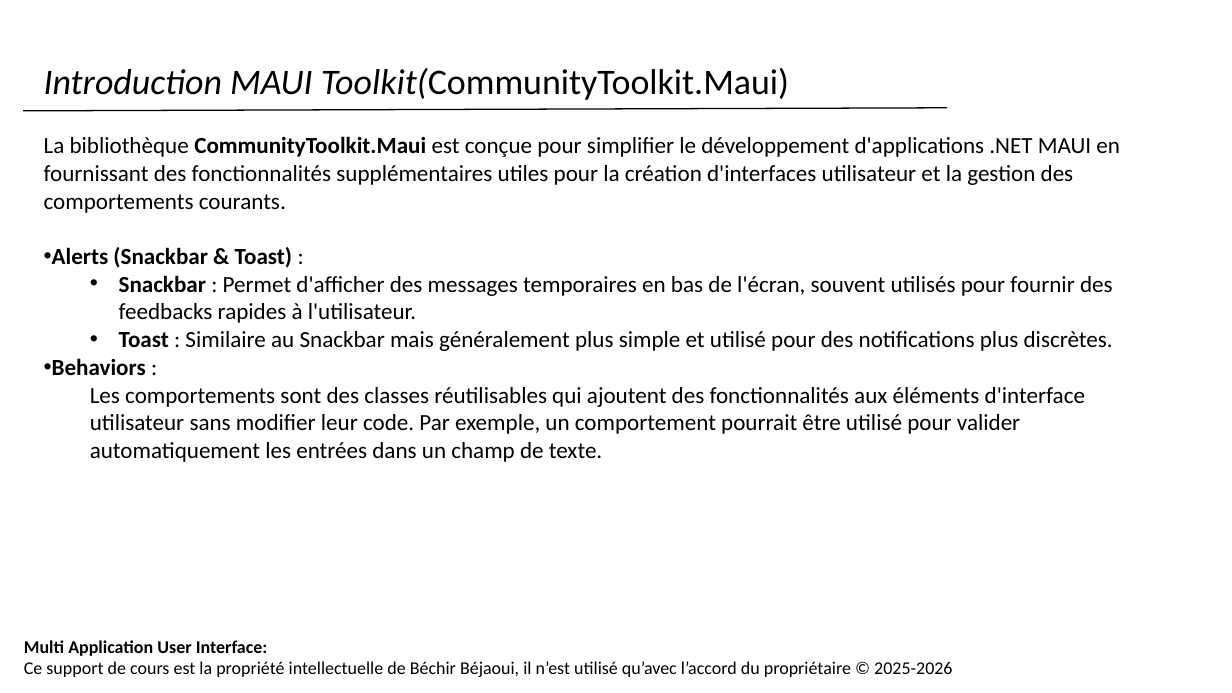
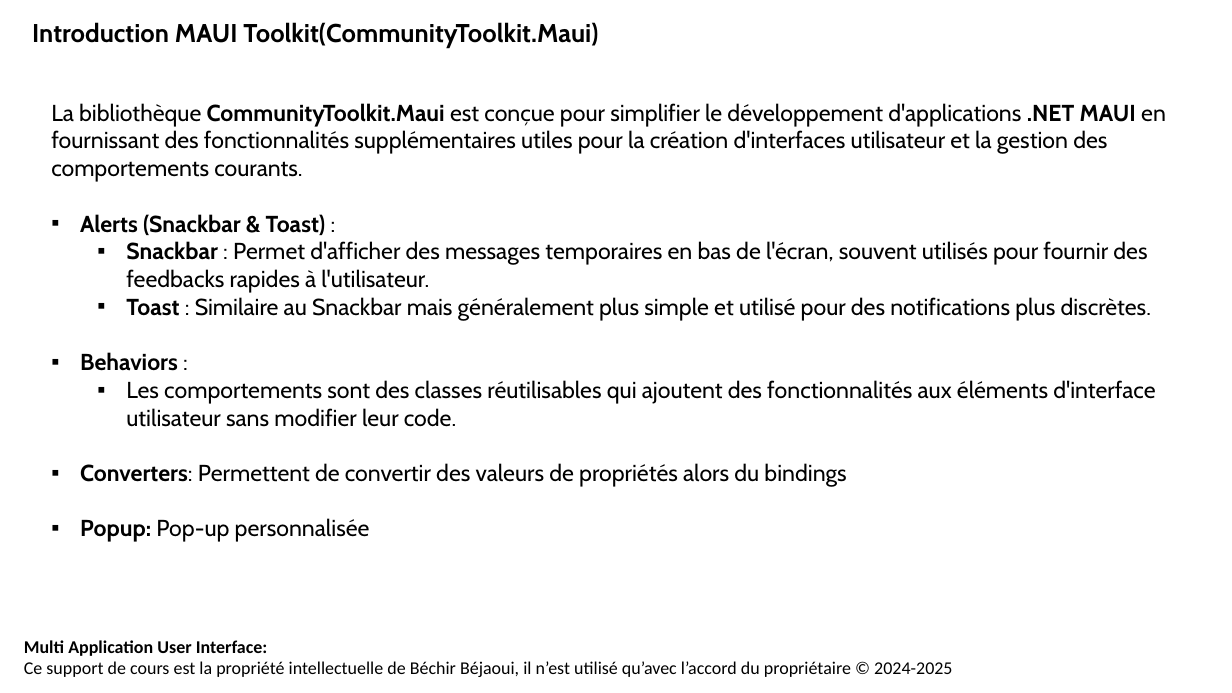
Before and after one commit to bejaouibechir/MAUI, a slide deck: slide 5 of 16.MAUI Toolkit.pptx. Drawn at 1232x693 pixels with LibreOffice and Linux fonts; fonts in the diff are those of the drawing; background and template pictures are left out. Boxes give left, top, right and bottom in pixels: in the first picture for what was removed or moved away, otherwise in the second. Text is boxed around its words. In the diff, an @@ line names an element or a change of style, - is before the commit and + after.

```diff
--- a/16.MAUI Toolkit.pptx
+++ b/16.MAUI Toolkit.pptx
@@ text "Introduction MAUI Toolkit(CommunityToolkit.Maui)": place and size @@
-text "Introduction MAUI Toolkit(CommunityToolkit.Maui)" at [44, 68, 789, 100]
+text "Introduction MAUI Toolkit(CommunityToolkit.Maui)" at [32, 22, 598, 48]
@@ text "Introduction MAUI Toolkit(CommunityToolkit.Maui)" at [32, 22, 598, 48]: size 28 to 20 pt, font Calibri to Cabin, bold on; italic off in "Introduction MAUI Toolkit(CommunityToolkit.Maui)" @@
@@ line removed from (23, 111) to (947, 108) @@
@@ text "La bibliothèque CommunityToolkit.Maui est conçue ...": place and size @@
-text "La bibliothèque CommunityToolkit.Maui est conçue ..." at [44, 136, 1120, 462]
+text "La bibliothèque CommunityToolkit.Maui est conçue ..." at [51, 103, 1166, 542]
@@ text at [51, 103, 1166, 371]: font Calibri to Cabin in "La bibliothèque CommunityToolkit.Maui est conçue pour simpli ...", "Alerts (Snackbar & Toast) :", "Snackbar : Permet d'afficher des messages temporaires ...", "Toast : Similaire au Snackbar mais généralement ..." and 1 more places; bold on in ".NET MAUI"; bullet • to ▪ @@
@@ text at [80, 380, 1155, 542]: text changed; font Calibri to Cabin @@
-  Les comportements sont des classes réutilisables qui ajoutent des fonctionnalités aux éléments d'interface utilisateur sans modifier leur code. Par exemple, un comportement pourrait être utilisé pour valider automatiquement les entrées dans un champ de texte.
+  ▪ Les comportements sont des classes réutilisables qui ajoutent des fonctionnalités aux éléments d'interface utilisateur sans modifier leur code.
+  ▪ Converters: Permettent de convertir des valeurs de propriétés alors du bindings
+  ▪ Popup: Pop-up personnalisée
@@ text at [24, 661, 952, 677]: text changed @@
-Ce support de cours est la propriété intellectuelle de Béchir Béjaoui, il n’est utilisé qu’avec l’accord du propriétaire © 2025-2026
+Ce support de cours est la propriété intellectuelle de Béchir Béjaoui, il n’est utilisé qu’avec l’accord du propriétaire © 2024-2025
```
Also in this commit, not shown: 5 other slides changed, 11 slides added, 6 slides removed, 2 other files.
